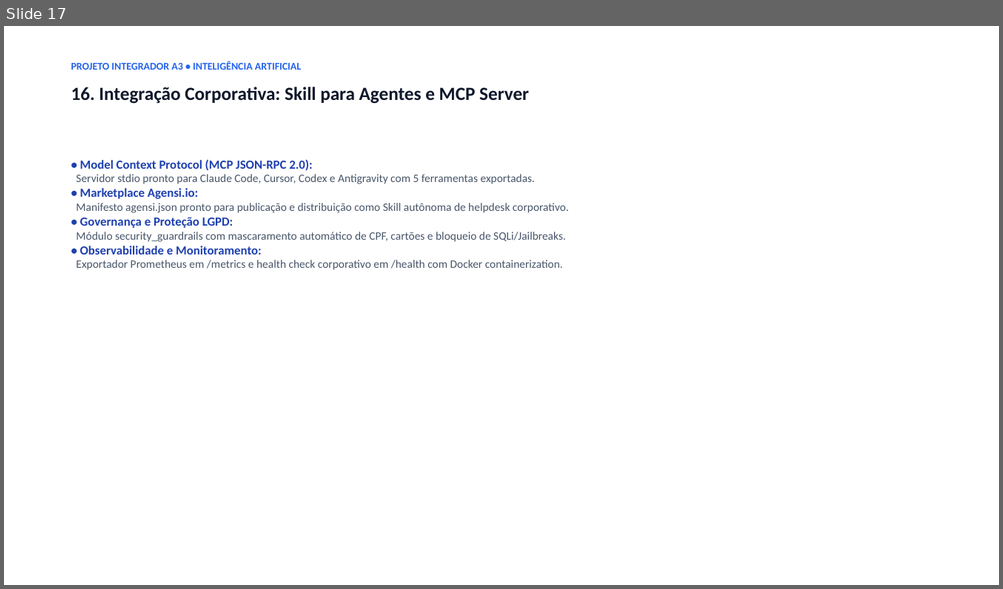
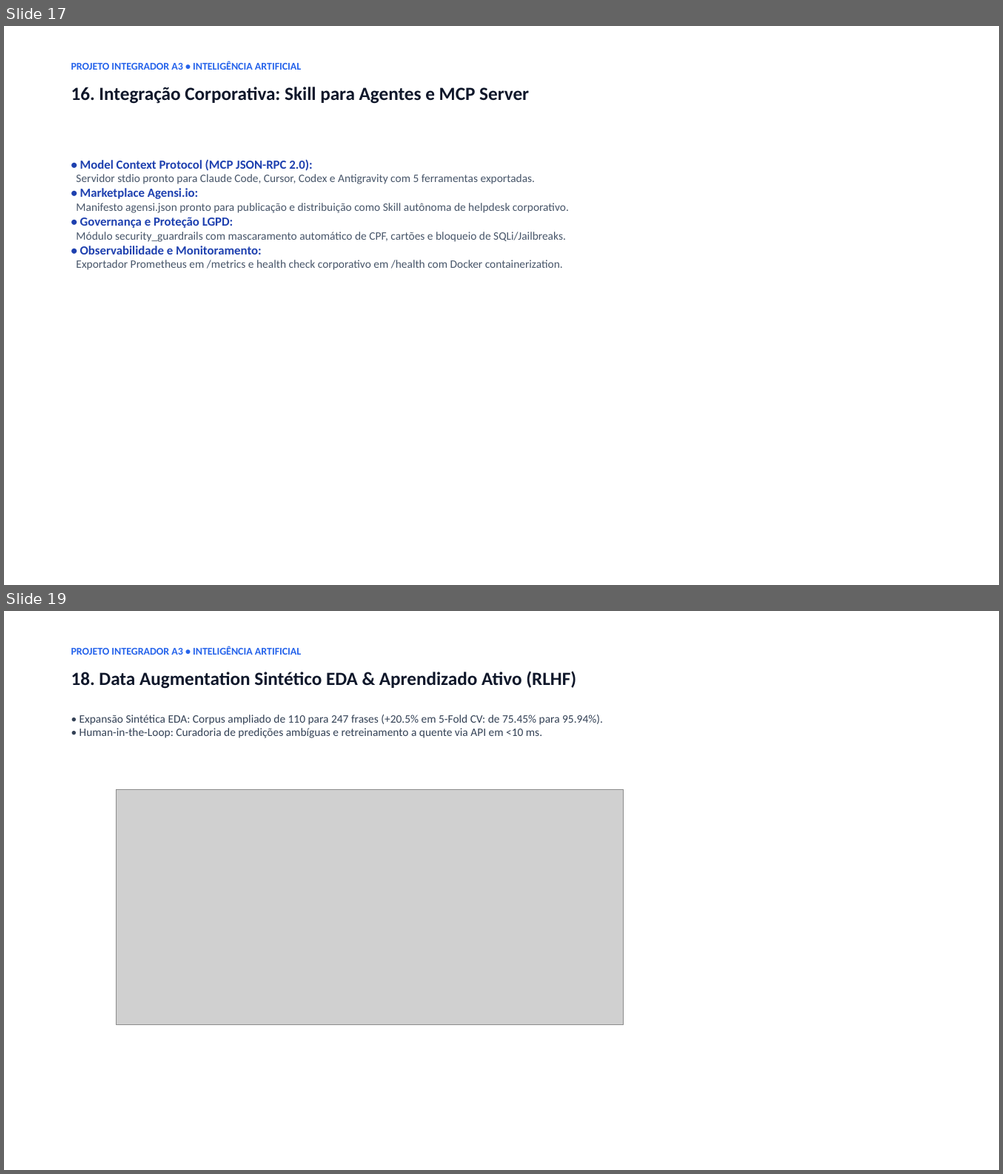
Before and after one commit to HeitorWestphal/TechAssist-Chatbot-A3, a slide deck: docs/APRESENTACAO_DEFESA_A3.pptx. Shown one above the other, each under a label of ours: slide 17 before the commit, slides 17 and 19 after it; the slides between them are not shown. The pictures are 1003x589 and 1003x1174 pixels, drawn with LibreOffice and Linux fonts; fonts in the diff are those of the drawing; grey boxes stand for pictures. Boxes give left, top, right and bottom in pixels: in the first picture for what was removed or moved away, otherwise in the second. Text is boxed around its words. In the diff, an @@ line names an element or a change of style, - is before the commit and + after.

Commit message:
feat: adicionar BM25, Data Augmentation EDA, Active Learning RLHF e 19 figuras científicas

```diff
--- a/docs/APRESENTACAO_DEFESA_A3.pptx
+++ b/docs/APRESENTACAO_DEFESA_A3.pptx
@@ slide 19 added at [4, 611, 999, 1170], background #FFFFFF @@
@@ text added at [71, 646, 301, 655], 10 pt, text #2563EB, bold @@
+PROJETO INTEGRADOR A3 • INTELIGÊNCIA ARTIFICIAL
@@ text added at [71, 671, 576, 689], 18 pt, text #0F172A, bold @@
+18. Data Augmentation Sintético EDA & Aprendizado Ativo (RLHF)
@@ text added at [79, 715, 603, 738], 11 pt, text #334155 @@
+• Expansão Sintética EDA: Corpus ampliado de 110 para 247 frases (+20.5% em 5-Fold CV: de 75.45% para 95.94%).
+• Human-in-the-Loop: Curadoria de predições ambíguas e retreinamento a quente via API em <10 ms.
@@ picture added at [116, 790, 623, 1025] @@
```
Also in this commit, not shown: 1 other slide added, 18 other files.
